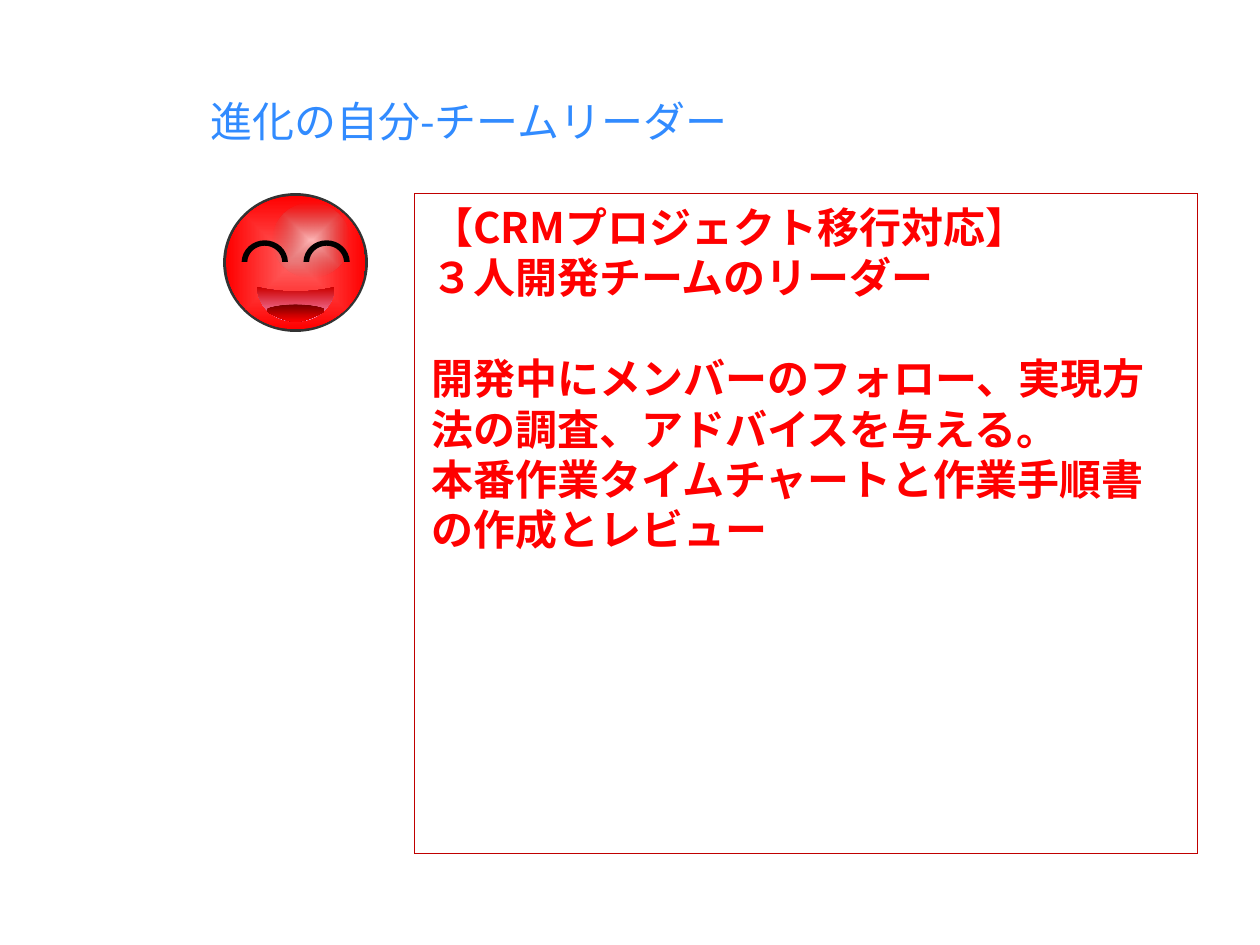
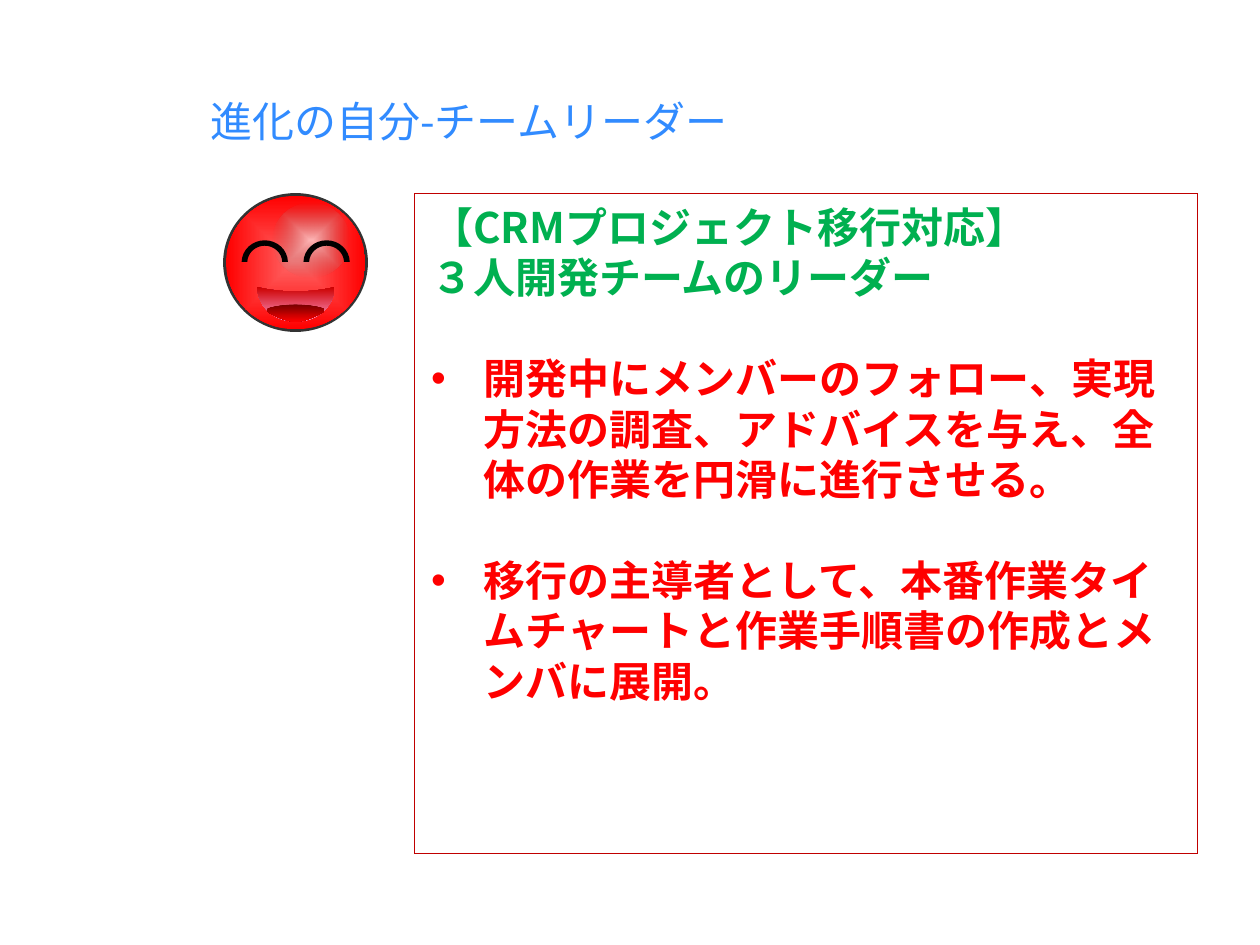
Before and after one commit to milo-bb/test, a slide deck: slide 9 of 昇格プレゼン(徐洋)_new.pptx (slide 10 before the commit). Drawn at 1260x945 pixels with LibreOffice and Linux fonts; fonts in the diff are those of the drawing; background and template pictures are left out. Boxes give left, top, right and bottom in pixels: in the first picture for what was removed or moved away, otherwise in the second. Text is boxed around its words. In the diff, an @@ line names an element or a change of style, - is before the commit and + after.

```diff
--- a/昇格プレゼン(徐洋)_new.pptx
+++ b/昇格プレゼン(徐洋)_new.pptx
@@ text in rectangle at <box>431,207,1027,297</box>: text colour #FF0000 to #00B050 in "【CRMプロジェクト移行対応】", "３人開発チームのリーダー" @@
@@ text in rectangle at <box>484,358,1156,701</box>: text changed @@
-開発中にメンバーのフォロー、実現方法の調査、アドバイスを与える。
-本番作業タイムチャートと作業手順書の作成とレビュー
+• 開発中にメンバーのフォロー、実現方法の調査、アドバイスを与え、全体の作業を円滑に進行させる。
+• 移行の主導者として、本番作業タイムチャートと作業手順書の作成とメンバに展開。
```
Also in this commit, not shown: 9 other slides changed, 2 slides removed.
